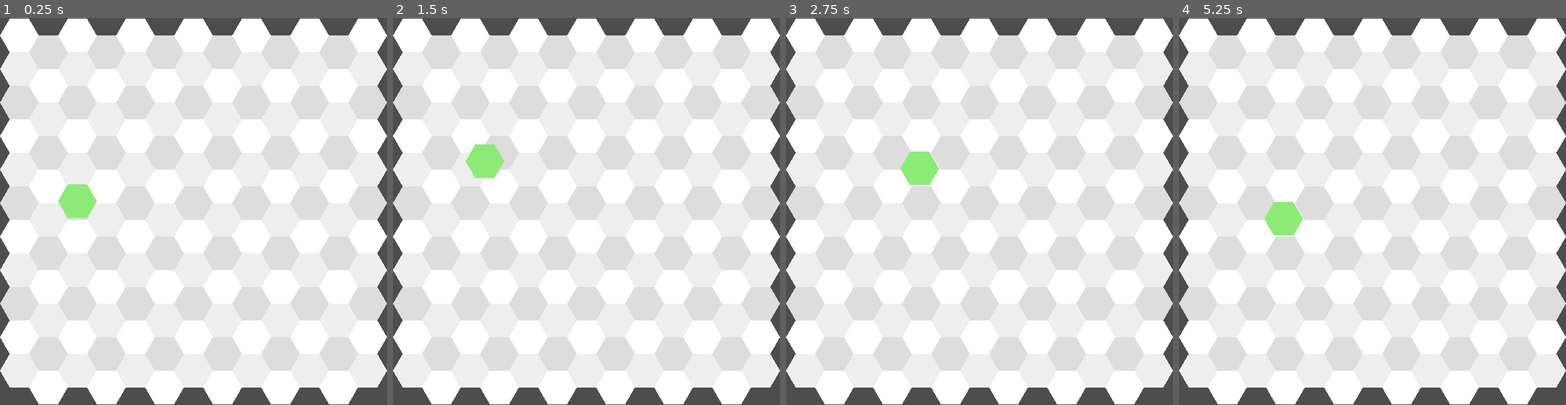
Above: before the commit, frames 1-4 (left to right).
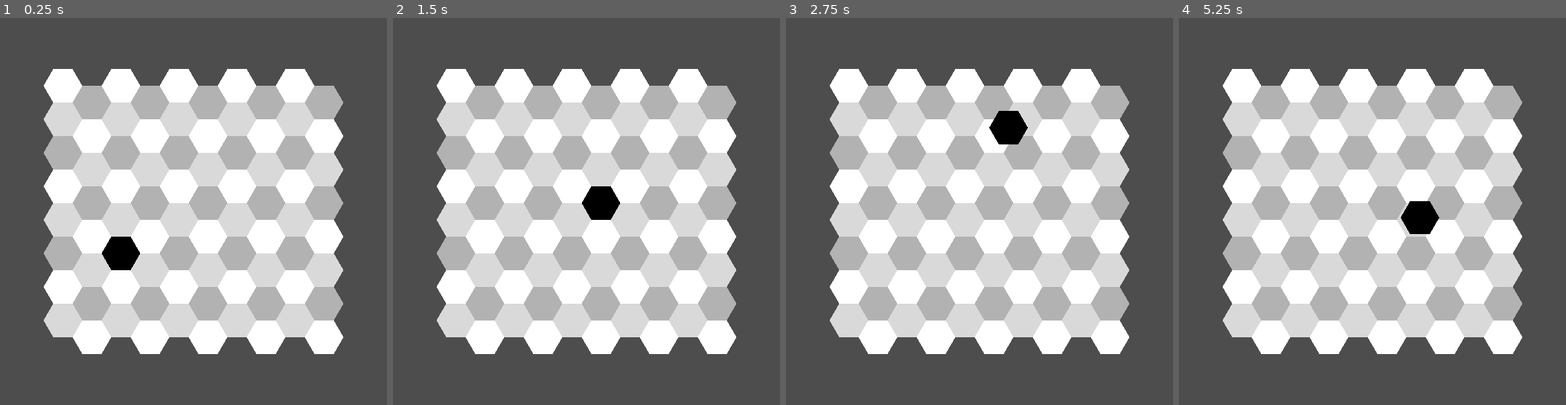
Above: after the commit, the same moments.

Repository: redpebble/sneksagon
Game: Godot game, scene res://scenes/map.tscn
The game is run twice, just before and just after one commit, with the same random seed, the same clock (stepped at 60 frames per second) and the same inputs.
Inputs (mouse positions are in pixels of both pictures, inside the frame that each line leads up to):
- Up to frame 1 (0.25 s): no input
- Up to frame 2 (1.5 s): move the mouse to (671, 192) at 0.52 s; press the mouse at (671, 192) at 0.53 s; move the mouse to (509, 230) at 1.27 s; release the mouse at (509, 230) at 1.28 s; click (509, 230) at 1.35 s
- Up to frame 3 (2.75 s): move the mouse to (1018, 126) at 2.02 s; press the mouse at (1018, 126) at 2.03 s
- Up to frame 4 (5.25 s): move the mouse to (1353, 288) at 2.77 s; release the mouse at (1353, 288) at 2.78 s; click (1353, 288) at 2.85 s; move the mouse to (1488, 269) at 3.52 s; press the mouse at (1488, 269) at 3.53 s; move the mouse to (1256, 153) at 4.27 s; release the mouse at (1256, 153) at 4.28 s; click (1256, 153) at 4.35 s; move the mouse to (1391, 211) at 5.02 s; press the mouse at (1391, 211) at 5.03 s

The runs differ from the first frame. In frame 1, 66% of the frame differs, in the area x 0-100%, y 0-100%; in frame 2, 67%; in frame 3, 67%; in frame 4, 67%.

Commit message:
can find coordinates from world position + mouse follow movement

Diff:
--- a/project.godot
+++ b/project.godot
@@ -11,6 +11,7 @@
 [application]
 
 config/name="sneksagon"
+config/tags=PackedStringArray("collab", "jasper")
 run/main_scene="uid://diuykrg1nilh"
 config/features=PackedStringArray("4.4", "GL Compatibility")
 config/icon="res://icon.svg"
@@ -20,6 +21,38 @@
 window/size/viewport_width=600
 window/size/viewport_height=600
 
+[input]
+
+up={
+"deadzone": 0.2,
+"events": [Object(InputEventKey,"resource_local_to_scene":false,"resource_name":"","device":-1,"window_id":0,"alt_pressed":false,"shift_pressed":false,"ctrl_pressed":false,"meta_pressed":false,"pressed":false,"keycode":0,"physical_keycode":4194320,"key_label":0,"unicode":0,"location":0,"echo":false,"script":null)
+, Object(InputEventKey,"resource_local_to_scene":false,"resource_name":"","device":-1,"window_id":0,"alt_pressed":false,"shift_pressed":false,"ctrl_pressed":false,"meta_pressed":false,"pressed":false,"keycode":0,"physical_keycode":87,"key_label":0,"unicode":119,"location":0,"echo":false,"script":null)
+]
+}
+down={
+"deadzone": 0.2,
+"events": [Object(InputEventKey,"resource_local_to_scene":false,"resource_name":"","device":-1,"window_id":0,"alt_pressed":false,"shift_pressed":false,"ctrl_pressed":false,"meta_pressed":false,"pressed":false,"keycode":0,"physical_keycode":4194322,"key_label":0,"unicode":0,"location":0,"echo":false,"script":null)
+, Object(InputEventKey,"resource_local_to_scene":false,"resource_name":"","device":-1,"window_id":0,"alt_pressed":false,"shift_pressed":false,"ctrl_pressed":false,"meta_pressed":false,"pressed":false,"keycode":0,"physical_keycode":83,"key_label":0,"unicode":115,"location":0,"echo":false,"script":null)
+]
+}
+left={
+"deadzone": 0.2,
+"events": [Object(InputEventKey,"resource_local_to_scene":false,"resource_name":"","device":-1,"window_id":0,"alt_pressed":false,"shift_pressed":false,"ctrl_pressed":false,"meta_pressed":false,"pressed":false,"keycode":0,"physical_keycode":4194319,"key_label":0,"unicode":0,"location":0,"echo":false,"script":null)
+, Object(InputEventKey,"resource_local_to_scene":false,"resource_name":"","device":-1,"window_id":0,"alt_pressed":false,"shift_pressed":false,"ctrl_pressed":false,"meta_pressed":false,"pressed":false,"keycode":0,"physical_keycode":65,"key_label":0,"unicode":97,"location":0,"echo":false,"script":null)
+]
+}
+right={
+"deadzone": 0.2,
+"events": [Object(InputEventKey,"resource_local_to_scene":false,"resource_name":"","device":-1,"window_id":0,"alt_pressed":false,"shift_pressed":false,"ctrl_pressed":false,"meta_pressed":false,"pressed":false,"keycode":0,"physical_keycode":4194321,"key_label":0,"unicode":0,"location":0,"echo":false,"script":null)
+, Object(InputEventKey,"resource_local_to_scene":false,"resource_name":"","device":-1,"window_id":0,"alt_pressed":false,"shift_pressed":false,"ctrl_pressed":false,"meta_pressed":false,"pressed":false,"keycode":0,"physical_keycode":68,"key_label":0,"unicode":100,"location":0,"echo":false,"script":null)
+]
+}
+lmb={
+"deadzone": 0.2,
+"events": [Object(InputEventMouseButton,"resource_local_to_scene":false,"resource_name":"","device":-1,"window_id":0,"alt_pressed":false,"shift_pressed":false,"ctrl_pressed":false,"meta_pressed":false,"button_mask":0,"position":Vector2(0, 0),"global_position":Vector2(0, 0),"factor":1.0,"button_index":1,"canceled":false,"pressed":false,"double_click":false,"script":null)
+]
+}
+
 [rendering]
 
 renderer/rendering_method="gl_compatibility"
--- a/scenes/map.gd
+++ b/scenes/map.gd
@@ -1,83 +1,99 @@
 extends Node2D
-
-enum Direction {
-	UP, UP_LEFT, UP_RIGHT, DOWN, DOWN_LEFT, DOWN_RIGHT
-}
 
 const SCALE = 6
 const SIDE_LENGTH = 5
 const w = SIDE_LENGTH * 2 * SCALE
 
+@export_range(0.0, 0.5, 0.05) var grid_contrast : float = 0.15
+
 var hex_scn = preload("res://scenes/hex.tscn")
 
-var hex_dict: Dictionary[Vector2, Node2D] = {}
+var map : Dictionary[Vector2, Node2D] = {}
+var entities : Dictionary[Vector2, Node2D] = {}
 var map_origin := Vector2.ZERO
+var move_tween : Tween = null
+var player_hex = null
 
 
 func _ready() -> void:
-	populate_map()
-	#create_grid()
-	create_hex(2, 4, Color(randf(), randf(), randf()))
-	await move_hex_adjacent(Vector2(2, 4), Direction.UP).finished
-	await move_hex_adjacent(Vector2(2, 3), Direction.UP_RIGHT).finished
-	await move_hex_adjacent(Vector2(3, 2), Direction.DOWN_RIGHT).finished
-	await move_hex_adjacent(Vector2(4, 2), Direction.DOWN).finished
-	await move_hex_adjacent(Vector2(4, 3), Direction.DOWN_LEFT).finished
-	move_hex_adjacent(Vector2(3, 4), Direction.UP_LEFT)
+	populate_grid()
+	player_hex = create_hex(2, 4, Color.BLACK, true)
 
-func get_hex_screen_position(i, j, offset := Vector2.ZERO) -> Vector2:
-	var w = SIDE_LENGTH * 2 * SCALE
+func _process(_delta: float) -> void:
+	move_player()
+
+
+func move_player():
+	if not player_hex:
+		return
+	if move_tween and move_tween.is_running():
+		return
+	#get player coordinates
+	var player_pos = player_hex.global_position
+	var player_coords = get_hex_coordinates(player_pos)
+	#get input direction
+	var input_vector : Vector2 = player_pos.direction_to(get_global_mouse_position())
+	var move_direction : Vector2
+	move_direction.x = roundi(input_vector.x)
+	#max out vertical input to eliminate "sticky" horizontal movement
+	move_direction.y = ceili(abs(input_vector.y)) * sign(input_vector.y)
+	#move when holding mouse button
+	if Input.is_action_pressed("lmb"):
+		move_hex_adjacent(player_coords, move_direction)
+
+
+# use hex coordinates to get position in world
+func get_hex_world_position(i, j, offset := Vector2.ZERO) -> Vector2:
 	var x = 0.75 * w * i
 	var y = 0.866 * w * (j + 0.5 * i)
 	return Vector2(x, y) + offset
+# use world position to derive hex coordinates
+func get_hex_coordinates(world_position : Vector2) -> Vector2:
+	world_position -= map_origin
+	var i = roundi(world_position.x / (0.75 * w))
+	var j = roundi(world_position.y / (0.866 * w) - 0.5 * i)
+	return Vector2i(i, j)
 
-func get_adjacent_hex_index(i, j, direction) -> Vector2:
+func get_adjacent_hex_index(coords : Vector2, direction : Vector2) -> Vector2:
 	match direction:
-		Direction.UP:         return Vector2(i, j-1)
-		Direction.UP_LEFT:    return Vector2(i-1, j)
-		Direction.UP_RIGHT:   return Vector2(i+1, j-1)
-		Direction.DOWN:       return Vector2(i, j+1)
-		Direction.DOWN_LEFT:  return Vector2(i-1, j+1)
-		Direction.DOWN_RIGHT: return Vector2(i+1, j)
-		_: return Vector2(i, j)
+		Vector2.UP:                   return coords + Vector2(0, -1)
+		Vector2.UP + Vector2.LEFT:    return coords + Vector2(-1, 0)
+		Vector2.UP + Vector2.RIGHT:   return coords + Vector2(1, -1)
+		Vector2.DOWN:                 return coords + Vector2(0, 1)
+		Vector2.DOWN + Vector2.LEFT:  return coords + Vector2(-1, 1)
+		Vector2.DOWN + Vector2.RIGHT: return coords + Vector2(1, 0)
+		_: return coords
 
-func create_hex(i, j, hex_color):
+func create_hex(i, j, hex_color, is_entitiy := false) -> Node2D:
 	var hex = hex_scn.instantiate()
 	hex.scale *= SCALE
-	hex.position = get_hex_screen_position(i, j, map_origin)
+	hex.position = get_hex_world_position(i, j, map_origin)
 	hex.modulate = hex_color
 	call_deferred("add_child", hex)
-	hex_dict[Vector2(i, j)] = hex
+	if is_entitiy:
+		entities[Vector2(i, j)] = hex
+		print(Vector2(i, j))
+	else:
+		map[Vector2(i, j)] = hex
+	return hex
 
-func create_grid():
-	var w = SIDE_LENGTH * 2 * SCALE
-	var i = 0
-	while ((i-1) * w * 0.75 < get_window().size.x):
-		var j = floori(0.5 * i) * -1
-		while ((j-1) * w * 0.886 < get_window().size.y):
-			var d = wrapi(j - wrapi(i, 0, 3), 0, 3) / 15.0
-			create_hex(i, j, Color.WHITE.darkened(d))
-			j += 1
-		i += 1
+func move_hex(from : Vector2, to : Vector2, duration := 0.3) -> Tween:
+	if move_tween:
+		move_tween.kill()
+	var hex := entities[from]
+	move_tween = create_tween().set_ease(Tween.EASE_OUT).set_trans(Tween.TRANS_SINE)
+	move_tween.tween_property(hex, "position", get_hex_world_position(to.x, to.y, map_origin), duration)
+	entities.erase(from)
+	entities[to] = hex
+	return move_tween
 
+func move_hex_adjacent(from: Vector2, direction : Vector2) -> Tween:
+	return move_hex(from, get_adjacent_hex_index(from, direction))
 
-func move_hex(from : Vector2, to : Vector2) -> Tween:
-	var hex := hex_dict[from]
-	var t = create_tween()
-	t.set_ease(Tween.EASE_IN_OUT)
-	t.set_trans(Tween.TRANS_CUBIC)
-	t.tween_property(hex, "position", get_hex_screen_position(to.x, to.y, map_origin), 1.0)
-	hex_dict.erase(from)
-	hex_dict[to] = hex
-	return t
-
-func move_hex_adjacent(from: Vector2, direction: Direction) -> Tween:
-	return move_hex(from, get_adjacent_hex_index(from.x, from.y, direction))
-
-
-func populate_map():
-	var cols = floor(get_window().size.x / w / 0.75)
-	var rows = floor(get_window().size.y / w / 0.866)
+func populate_grid():
+	var playfield = get_window().size * 0.75
+	var cols = floor(playfield.x / w / 0.75)
+	var rows = floor(playfield.y / w / 0.866)
 	var window_center : Vector2 = get_window().size * 0.5
 	var map_dimensions := Vector2(cols, rows)
 
@@ -85,6 +101,7 @@
 
 	for i in map_dimensions.x:
 		for j in map_dimensions.y:
-			var adjusted_j = floori(0.5 * i) * -1 + j
-			var d = wrapi(adjusted_j - wrapi(i, 0, 3), 0, 3) / 15.0
+			var shift_amount = floori(0.5 * i) * -1
+			var adjusted_j = j + shift_amount
+			var d = wrapi(adjusted_j - wrapi(i, 0, 3), 0, 3) * grid_contrast
 			create_hex(i, adjusted_j, Color.WHITE.darkened(d))
